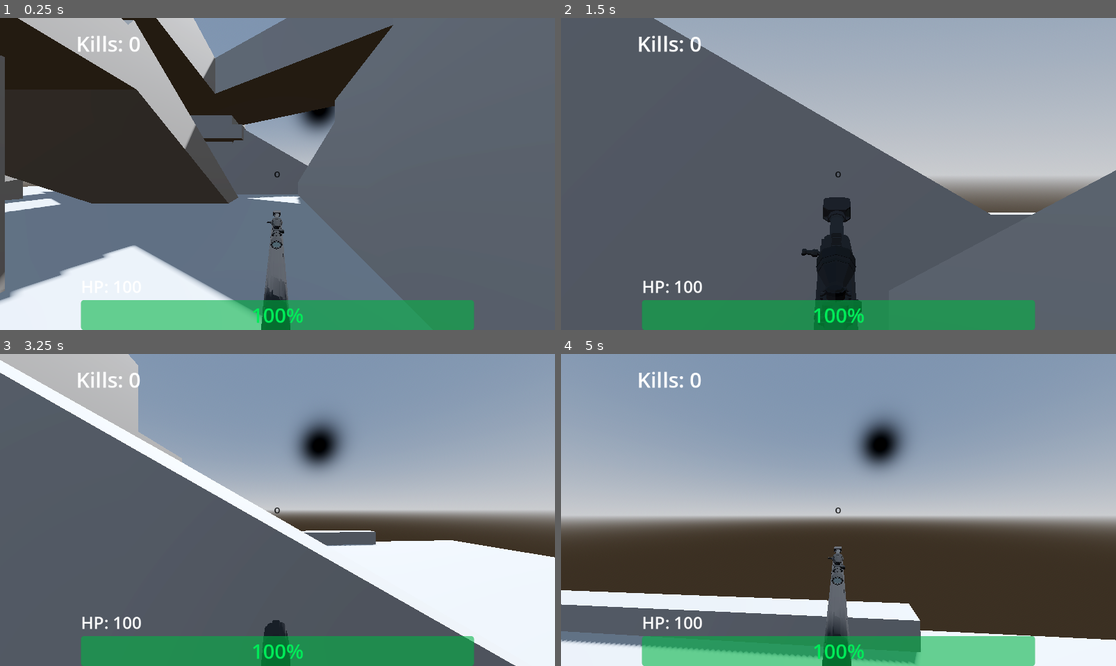
Above: before the commit, frames 1-4 (two rows, left to right).
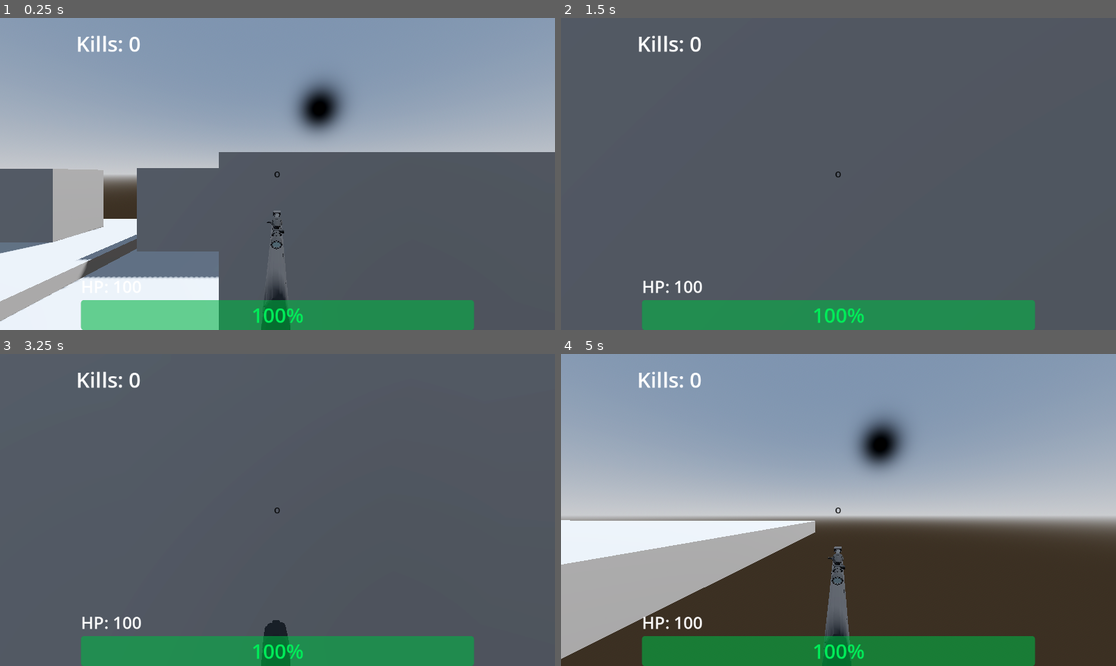
Above: after the commit, the same moments.

Repository: SaebyulH/multiplayer-game
Game: Godot game, scene res://game.tscn
Same seed, same stepped clock (60 frames per second), same inputs: the game is played once before the commit and once after it. This scene is started directly instead of the project's main scene.
Inputs (mouse positions are in pixels of both pictures, inside the frame that each line leads up to):
- Up to frame 1 (0.25 s): no input
- Up to frame 2 (1.5 s): move the mouse to (866, 174) at 0.52 s; hold Right mouse button (ads) 0.53-1.28 s; hold W (forward) from 0.53 s (still down); tap Space (jump) at 0.77 s; move the mouse to (810, 174) at 1.27 s; click (810, 174) at 1.35 s
- Up to frame 3 (3.25 s): keep holding W (forward); tap Space (jump) at 1.52, 3.02 s; move the mouse to (288, 503) at 2.02 s; hold Shift (slide) 2.03-2.78 s; tap Enter at 2.75 s; move the mouse to (271, 516) at 2.77 s; right-click (271, 516) at 2.85 s
- Up to frame 4 (5 s): keep holding W (forward); move the mouse to (877, 513) at 3.52 s; press the mouse at (877, 513) at 3.53 s; tap Space (jump) at 3.77, 4.52 s; move the mouse to (794, 506) at 4.27 s; release the mouse at (794, 506) at 4.28 s; tap Shift (slide) at 4.35 s

The runs differ from the first frame. In frame 1, 64% of the frame differs, in the area x 0-100%, y 0-100%; in frame 2, 34%; in frame 3, 55%; in frame 4, 25%.

Commit message:
map changes

Diff:
--- a/game.tscn
+++ b/game.tscn
@@ -34,16 +34,17 @@
 spawn_path = NodePath("..")
 
 [node name="HostPosition" type="Node3D" parent="." unique_id=1158607876]
-transform = Transform3D(1, 0, 0, 0, 1, 0, 0, 0, 1, 6, 2, 0)
+transform = Transform3D(1, 0, 0, 0, 1, 0, 0, 0, 1, 38, 2, 2)
 
 [node name="ClientPosition" type="Node3D" parent="." unique_id=144583522]
-transform = Transform3D(1, 0, 0, 0, 1, 0, 0, 0, 1, -6, 2, 0)
+transform = Transform3D(1, 0, 0, 0, 1, 0, 0, 0, 1, -40, 2, 0)
 
 [node name="CSGCombiner3D" type="CSGCombiner3D" parent="." unique_id=1721842706]
+transform = Transform3D(1, 0, 0, 0, 1, 0, 0, 0, 1, 0, -6, 0)
 use_collision = true
 
 [node name="CSGBox3D" type="CSGBox3D" parent="CSGCombiner3D" unique_id=494683257]
-size = Vector3(48, 1, 48)
+size = Vector3(128, 1, 48)
 
 [node name="CSGBox3D2" type="CSGBox3D" parent="CSGCombiner3D" unique_id=1956615210]
 transform = Transform3D(1, 0, 0, 0, 1, 0, 0, 0, 1, -23.5, 1, 0)
@@ -61,70 +62,122 @@
 transform = Transform3D(1, 0, 0, 0, 1, 0, 0, 0, 1, 0, 4, 0.5)
 size = Vector3(5, 9, 5)
 
-[node name="CSGBox3D20" type="CSGBox3D" parent="CSGCombiner3D" unique_id=2062358118]
-transform = Transform3D(1, 0, 0, 0, 1, 0, 0, 0, 1, 0, 7.5, 0.5)
-size = Vector3(5, 2, 26)
-
-[node name="CSGBox3D21" type="CSGBox3D" parent="CSGCombiner3D" unique_id=1785275552]
-transform = Transform3D(0.49999997, 0, 0.8660253, 0, 1, 0, -0.8660253, 0, 0.49999997, -1, 7.5, 13.5)
-size = Vector3(5, 2, 26)
-
-[node name="CSGBox3D22" type="CSGBox3D" parent="CSGCombiner3D" unique_id=1998108586]
-transform = Transform3D(0.49999997, 0, 0.8660253, 0, 1, 0, -0.8660253, 0, 0.49999997, 1, 7.5, -12.5)
-size = Vector3(5, 2, 26)
-
-[node name="CSGBox3D14" type="CSGBox3D" parent="CSGCombiner3D" unique_id=1009386588]
-transform = Transform3D(1, 0, 0, 0, 1, 0, 0, 0, 1, 0, 4, -14.5)
+[node name="CSGBox3D18" type="CSGBox3D" parent="CSGCombiner3D" unique_id=297762660]
+transform = Transform3D(1, 0, 0, 0, 1, 0, 0, 0, 1, -31, 4, -7.5)
 size = Vector3(5, 9, 5)
 
-[node name="CSGBox3D17" type="CSGBox3D" parent="CSGCombiner3D" unique_id=163519711]
-transform = Transform3D(1, 0, 0, 0, 1, 0, 0, 0, 1, 0, 5, -14.5)
-size = Vector3(7, 1, 7)
-
-[node name="CSGBox3D16" type="CSGBox3D" parent="CSGCombiner3D" unique_id=2090581254]
-transform = Transform3D(-4.371139e-08, -0.86602545, -0.49999997, 0, 0.49999997, -0.86602545, 1, -3.7855173e-08, -2.1855692e-08, 6, 1, -14.5)
-size = Vector3(6, 9, 5)
-
-[node name="CSGBox3D18" type="CSGBox3D" parent="CSGCombiner3D" unique_id=372296046]
-transform = Transform3D(1, 0, 0, 0, 1, 0, 0, 0, 1, 0, 5, 15.5)
-size = Vector3(7, 1, 7)
-
-[node name="CSGBox3D19" type="CSGBox3D" parent="CSGCombiner3D" unique_id=1471066698]
-transform = Transform3D(1.3113416e-07, 0.86602545, 0.49999997, 1.7763568e-15, 0.49999997, -0.86602545, -1, 1.1356552e-07, 6.556707e-08, -6, 1, 15.5)
-size = Vector3(6, 9, 5)
-
-[node name="CSGBox3D15" type="CSGBox3D" parent="CSGCombiner3D" unique_id=1875798912]
-transform = Transform3D(1, 0, 0, 0, 1, 0, 0, 0, 1, 0, 4, 15.5)
+[node name="CSGBox3D19" type="CSGBox3D" parent="CSGCombiner3D" unique_id=1904002999]
+transform = Transform3D(1, 0, 0, 0, 1, 0, 0, 0, 1, -57, 4, -16.5)
 size = Vector3(5, 9, 5)
 
-[node name="CSGBox3D10" type="CSGBox3D" parent="CSGCombiner3D" unique_id=1272088650]
-transform = Transform3D(1, 0, 0, 0, 1, 0, 0, 0, 1, 10, 4, 0.5)
-size = Vector3(1, 9, 20)
+[node name="CSGBox3D20" type="CSGBox3D" parent="CSGCombiner3D" unique_id=114835211]
+transform = Transform3D(1, 0, 0, 0, 1, 0, 0, 0, 1, -48, 4, -8.5)
+size = Vector3(13, 9, 5)
 
-[node name="CSGBox3D11" type="CSGBox3D" parent="CSGCombiner3D" unique_id=2030495706]
-transform = Transform3D(1, 0, 0, 0, 1, 0, 0, 0, 1, -10, 4, 0.5)
-size = Vector3(1, 9, 20)
+[node name="CSGBox3D21" type="CSGBox3D" parent="CSGCombiner3D" unique_id=859420253]
+transform = Transform3D(1, 0, 0, 0, 1, 0, 0, 0, 1, -54, 4, 0.5)
+size = Vector3(13, 9, 5)
 
-[node name="CSGBox3D12" type="CSGBox3D" parent="CSGCombiner3D" unique_id=1049813535]
-transform = Transform3D(1, 0, 0, 0, 0.96592593, 0.25881907, 0, -0.25881907, 0.96592593, 8.5, 2, 0.5)
-size = Vector3(2, 5, 38)
+[node name="CSGBox3D22" type="CSGBox3D" parent="CSGCombiner3D" unique_id=1520290123]
+transform = Transform3D(1, 0, 0, 0, 1, 0, 0, 0, 1, -16, 4, 15.5)
+size = Vector3(13, 9, 5)
 
-[node name="CSGBox3D13" type="CSGBox3D" parent="CSGCombiner3D" unique_id=1834580409]
-transform = Transform3D(1, 0, 0, 0, 0.9659258, -0.25881904, 0, 0.25881904, 0.9659258, -8.5, 2, 0.5)
-size = Vector3(2, 5, 38)
+[node name="CSGBox3D23" type="CSGBox3D" parent="CSGCombiner3D" unique_id=429567906]
+transform = Transform3D(1, 0, 0, 0, 1, 0, 0, 0, 1, -4, 4, -7.5)
+size = Vector3(13, 9, 5)
 
-[node name="CSGBox3D7" type="CSGBox3D" parent="CSGCombiner3D" unique_id=1901101880]
-transform = Transform3D(1, 0, 0, 0, 1, 0, 0, 0, 1, 0, 4, 0.5)
-size = Vector3(7, 1, 7)
+[node name="CSGBox3D24" type="CSGBox3D" parent="CSGCombiner3D" unique_id=271955839]
+transform = Transform3D(1, 0, 0, 0, 1, 0, 0, 0, 1, 7, 4, -17.5)
+size = Vector3(13, 9, 5)
 
-[node name="CSGBox3D8" type="CSGBox3D" parent="CSGCombiner3D" unique_id=1380326149]
-transform = Transform3D(1, 0, 0, 0, 0.8660254, -0.5, 0, 0.5, 0.8660254, 0, 2, 7.5)
-size = Vector3(7, 1, 9)
+[node name="CSGBox3D25" type="CSGBox3D" parent="CSGCombiner3D" unique_id=1254999962]
+transform = Transform3D(1, 0, 0, 0, 1, 0, 0, 0, 1, 2, 4, 9.5)
+size = Vector3(13, 9, 5)
 
-[node name="CSGBox3D9" type="CSGBox3D" parent="CSGCombiner3D" unique_id=1261996087]
-transform = Transform3D(-1, -4.371139e-08, -7.5710346e-08, 0, 0.8660254, -0.5, 8.742278e-08, -0.5, -0.8660254, -3.7855173e-08, 2, -6.366025)
-size = Vector3(7, 1, 9)
+[node name="CSGBox3D26" type="CSGBox3D" parent="CSGCombiner3D" unique_id=2091849824]
+transform = Transform3D(1, 0, 0, 0, 1, 0, 0, 0, 1, 31, 4, -15.5)
+size = Vector3(13, 9, 5)
 
-[node name="CSGBox3D5" type="CSGBox3D" parent="CSGCombiner3D" unique_id=1989560124]
-transform = Transform3D(1, 0, 0, 0, 1, 0, 0, 0, 1, 0, 1, -23.5)
-size = Vector3(32, 1, 1)
+[node name="CSGBox3D27" type="CSGBox3D" parent="CSGCombiner3D" unique_id=475706453]
+transform = Transform3D(1, 0, 0, 0, 1, 0, 0, 0, 1, 43, 4, -4.5)
+size = Vector3(13, 9, 5)
+
+[node name="CSGBox3D28" type="CSGBox3D" parent="CSGCombiner3D" unique_id=1427217197]
+transform = Transform3D(0.8660254, 0, 0.5, 0, 1, 0, -0.5, 0, 0.8660254, 40, 4, 11.5)
+size = Vector3(13, 9, 5)
+
+[node name="CSGBox3D29" type="CSGBox3D" parent="CSGCombiner3D" unique_id=722571086]
+transform = Transform3D(0.8660254, 0, 0.5, 0, 1, 0, -0.5, 0, 0.8660254, 52, 4, 15.5)
+size = Vector3(13, 9, 5)
+
+[node name="CSGBox3D7" type="CSGBox3D" parent="CSGCombiner3D" unique_id=1839277285]
+transform = Transform3D(1, 0, 0, 0, 1, 0, 0, 0, 1, 19, 4, 13.5)
+size = Vector3(5, 9, 11)
+
+[node name="CSGBox3D8" type="CSGBox3D" parent="CSGCombiner3D" unique_id=892234715]
+transform = Transform3D(1, 0, 0, 0, 1, 0, 0, 0, 1, -19, 4, -15.5)
+size = Vector3(5, 9, 11)
+
+[node name="CSGBox3D9" type="CSGBox3D" parent="CSGCombiner3D" unique_id=1268771226]
+transform = Transform3D(1, 0, 0, 0, 1, 0, 0, 0, 1, 19, 4, 0.5)
+size = Vector3(5, 9, 11)
+
+[node name="CSGBox3D10" type="CSGBox3D" parent="CSGCombiner3D" unique_id=374909627]
+transform = Transform3D(1, 0, 0, 0, 1, 0, 0, 0, 1, -19, 4, 0.5)
+size = Vector3(5, 9, 11)
+
+[node name="CSGBox3D11" type="CSGBox3D" parent="CSGCombiner3D" unique_id=252218488]
+transform = Transform3D(1, 0, 0, 0, 1, 0, 0, 0, 1, -28.5, 4, 4)
+size = Vector3(14, 9, 4)
+
+[node name="CSGBox3D12" type="CSGBox3D" parent="CSGCombiner3D" unique_id=1206070418]
+transform = Transform3D(1, 0, 0, 0, 1, 0, 0, 0, 1, 27.5, 4, 4)
+size = Vector3(14, 9, 4)
+
+[node name="CSGBox3D13" type="CSGBox3D" parent="CSGCombiner3D" unique_id=1803100328]
+transform = Transform3D(1, 0, 0, 0, 1, 0, 0, 0, 1, 25.5, 5, 4)
+operation = 2
+size = Vector3(16, 9, 3)
+
+[node name="CSGBox3D14" type="CSGBox3D" parent="CSGCombiner3D" unique_id=1573930543]
+transform = Transform3D(1, 0, 0, 0, 1, 0, 0, 0, 1, 19, 5, 1)
+operation = 2
+size = Vector3(3, 9, 9)
+
+[node name="CSGBox3D15" type="CSGBox3D" parent="CSGCombiner3D" unique_id=1095007525]
+transform = Transform3D(1, 0, 0, 0, 1, 0, 0, 0, 1, -19, 5, 0)
+operation = 2
+size = Vector3(3, 9, 9)
+
+[node name="CSGBox3D32" type="CSGBox3D" parent="CSGCombiner3D" unique_id=2097475228]
+transform = Transform3D(1, 0, 0, 0, 1, 0, 0, 0, 1, -19, 6, 0)
+operation = 2
+size = Vector3(3, 3, 13)
+
+[node name="CSGBox3D33" type="CSGBox3D" parent="CSGCombiner3D" unique_id=2096705677]
+transform = Transform3D(1, 0, 0, 0, 1, 0, 0, 0, 1, 19, 6, 0)
+operation = 2
+size = Vector3(3, 3, 13)
+
+[node name="CSGBox3D16" type="CSGBox3D" parent="CSGCombiner3D" unique_id=188352053]
+transform = Transform3D(1, 0, 0, 0, 1, 0, 0, 0, 1, -26, 5, 4)
+operation = 2
+size = Vector3(17, 9, 3)
+
+[node name="CSGBox3D30" type="CSGBox3D" parent="CSGCombiner3D" unique_id=154836348]
+transform = Transform3D(1, 0, 0, 0, 1, 0, 0, 0, 1, -27.5, 2, 4)
+operation = 2
+size = Vector3(20, 3, 3)
+
+[node name="CSGBox3D17" type="CSGBox3D" parent="CSGCombiner3D" unique_id=1654399870]
+transform = Transform3D(1, 0, 0, 0, 1, 0, 0, 0, 1, -19, 4.5, -15.5)
+operation = 2
+size = Vector3(3, 8, 8)
+
+[node name="CSGBox3D31" type="CSGBox3D" parent="CSGCombiner3D" unique_id=1520148353]
+transform = Transform3D(1, 0, 0, 0, 1, 0, 0, 0, 1, -18, 4, 0.5)
+size = Vector3(7, 1, 14)
+
+[node name="CSGBox3D34" type="CSGBox3D" parent="CSGCombiner3D" unique_id=350568295]
+transform = Transform3D(1, 0, 0, 0, 1, 0, 0, 0, 1, 18, 4, 0.5)
+size = Vector3(7, 1, 14)
